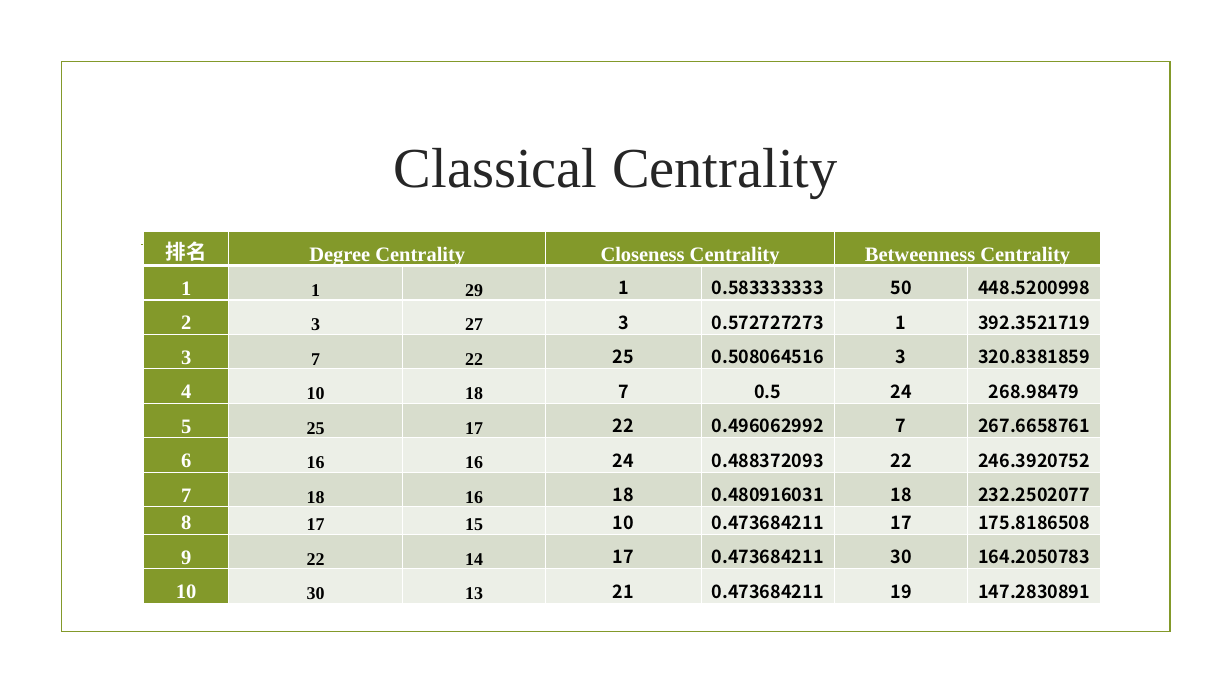
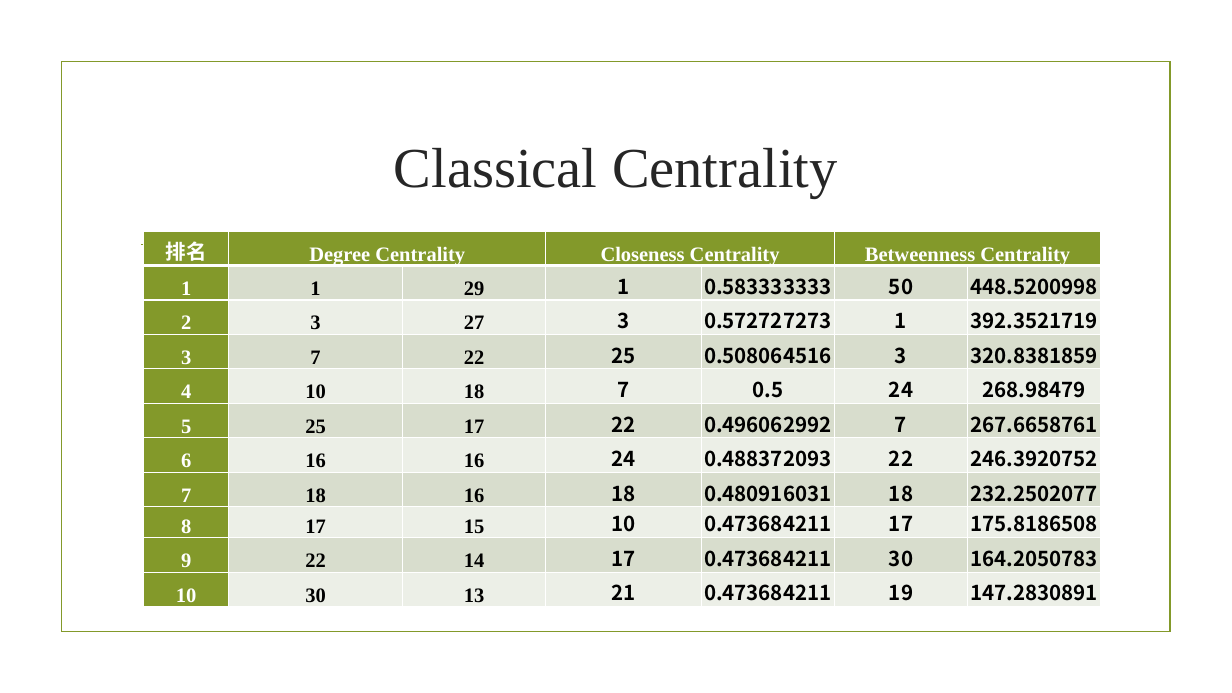
Before and after one commit to stevenyvette/train-bombing, a slide deck: slide 7 of 11.30组会.pptx. Drawn at 1232x693 pixels with LibreOffice and Linux fonts; fonts in the diff are those of the drawing; background and template pictures are left out. Boxes give left, top, right and bottom in pixels: in the first picture for what was removed or moved away, otherwise in the second. Text is boxed around its words. In the diff, an @@ line names an element or a change of style, - is before the commit and + after.

```diff
--- a/11.30组会.pptx
+++ b/11.30组会.pptx
@@ table at <box>143,231,1100,611</box> @@
@@ size 14 to 16 pt in "1", "29", "1", "0.583333333" and 56 more places @@
```
Also in this commit, not shown: 1 other slide changed, 8 slides added, 1 slide removed, 28 other files.
